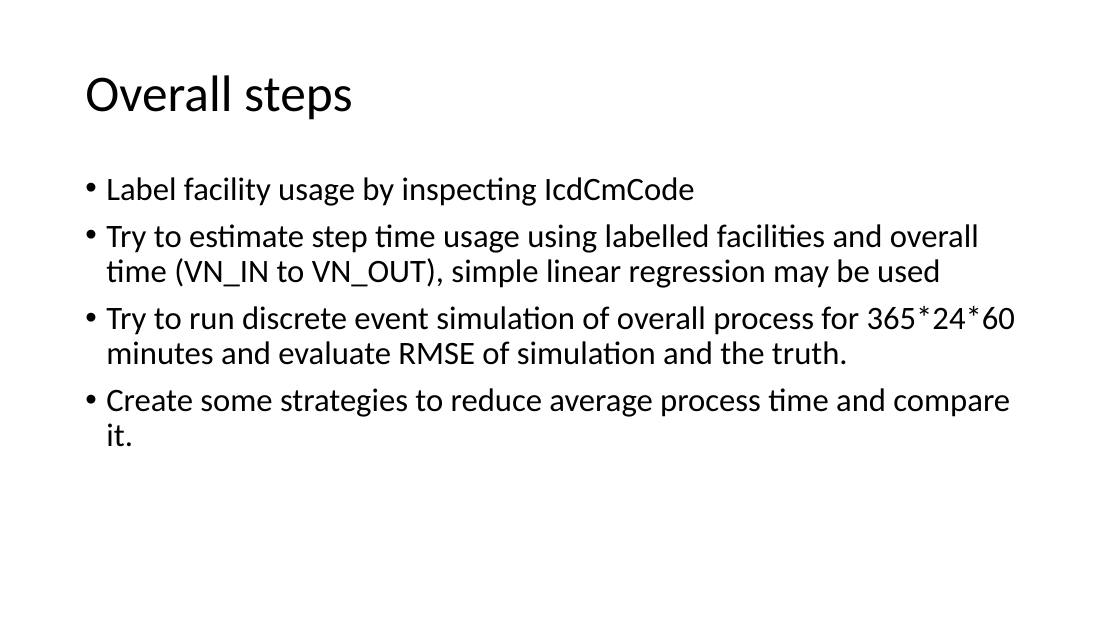
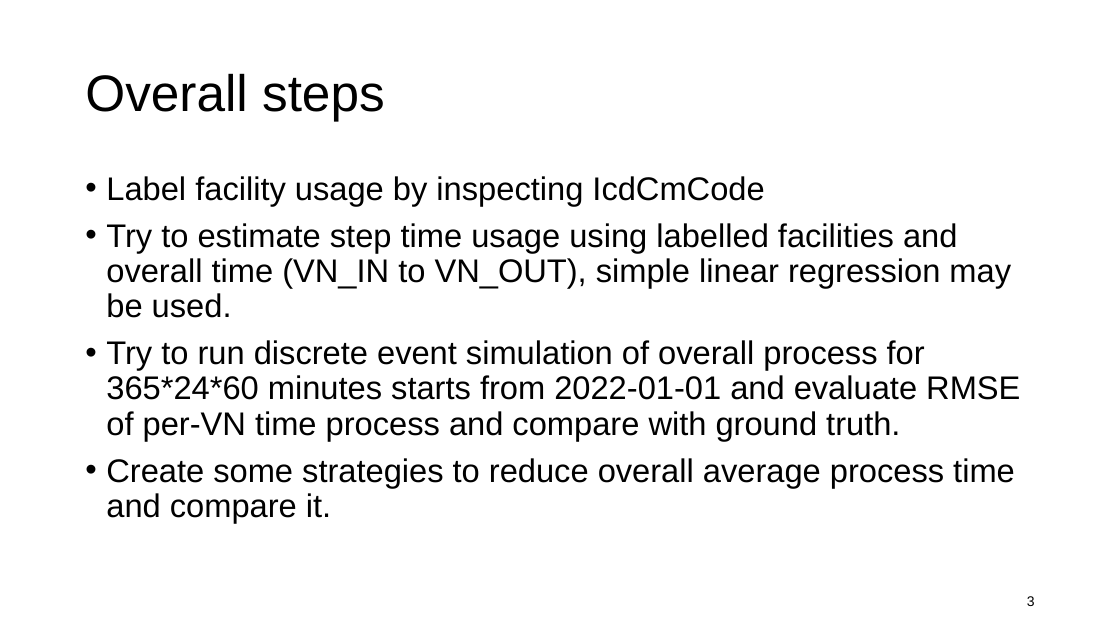
Before and after one commit to kawin7538/ds_hospital_project, a slide deck: slide 3 of memo_presentation/memo.pptx. Drawn at 1120x630 pixels with LibreOffice and Linux fonts; fonts in the diff are those of the drawing. Boxes give left, top, right and bottom in pixels: in the first picture for what was removed or moved away, otherwise in the second. Text is boxed around its words. In the diff, an @@ line names an element or a change of style, - is before the commit and + after.

```diff
--- a/memo_presentation/memo.pptx
+++ b/memo_presentation/memo.pptx
@@ title "Overall steps" at (x1=85, y1=73, x2=385, y2=121): font Calibri to Arial @@
@@ text at (x1=106, y1=176, x2=764, y2=206): font Calibri to Arial in "Label facility usage by inspecting IcdCmCode" @@
@@ text at (x1=106, y1=223, x2=1020, y2=523): text changed; font Calibri to Arial @@
-• Try to estimate step time usage using labelled facilities and overall time (VN_IN to VN_OUT), simple linear regression may be used
-• Try to run discrete event simulation of overall process for 365*24*60 minutes and evaluate RMSE of simulation and the truth.
-• Create some strategies to reduce average process time and compare it.
+• Try to estimate step time usage using labelled facilities and overall time (VN_IN to VN_OUT), simple linear regression may be used.
+• Try to run discrete event simulation of overall process for 365*24*60 minutes starts from 2022-01-01 and evaluate RMSE of per-VN time process and compare with ground truth.
+• Create some strategies to reduce overall average process time and compare it.
@@ page number added at (x1=1027, y1=596, x2=1035, y2=606), 12 pt, text #000000 @@
+3
```
Also in this commit, not shown: 12 other slides changed, 2 slides added, 1 slide removed, 5 other files.
